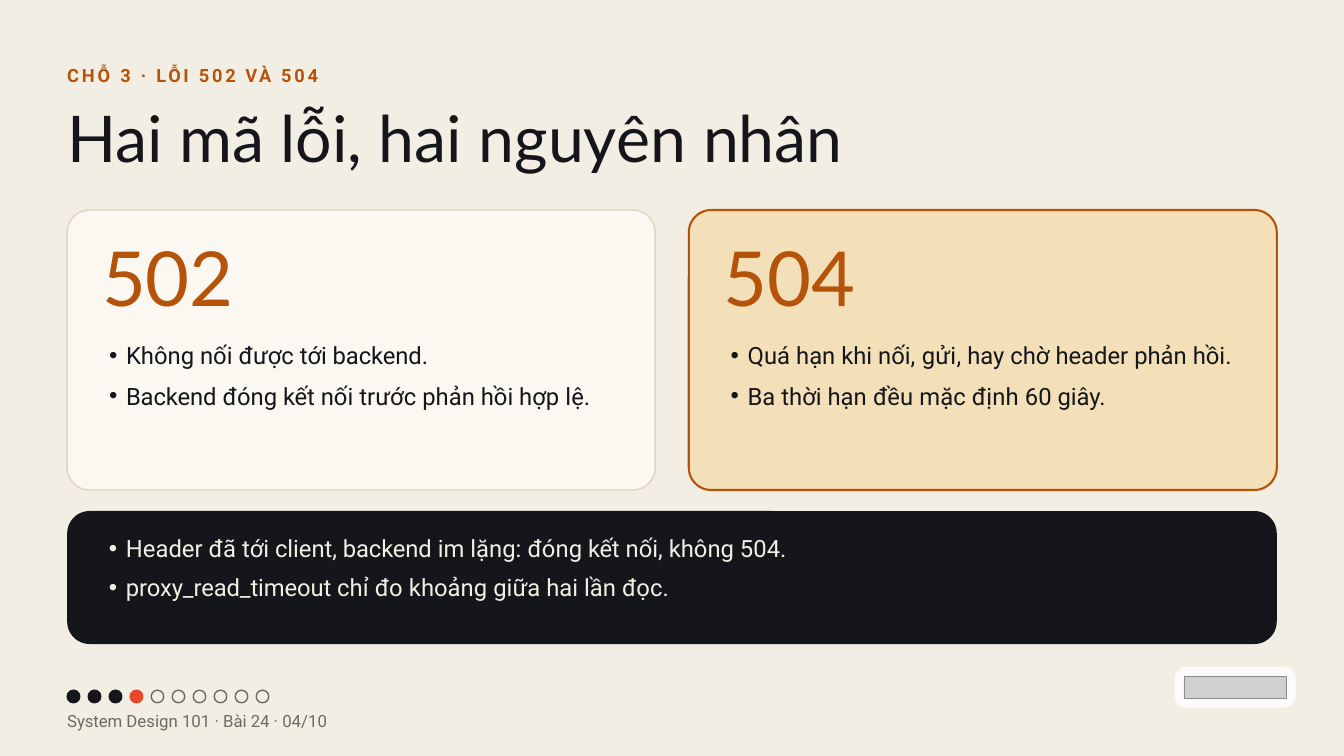
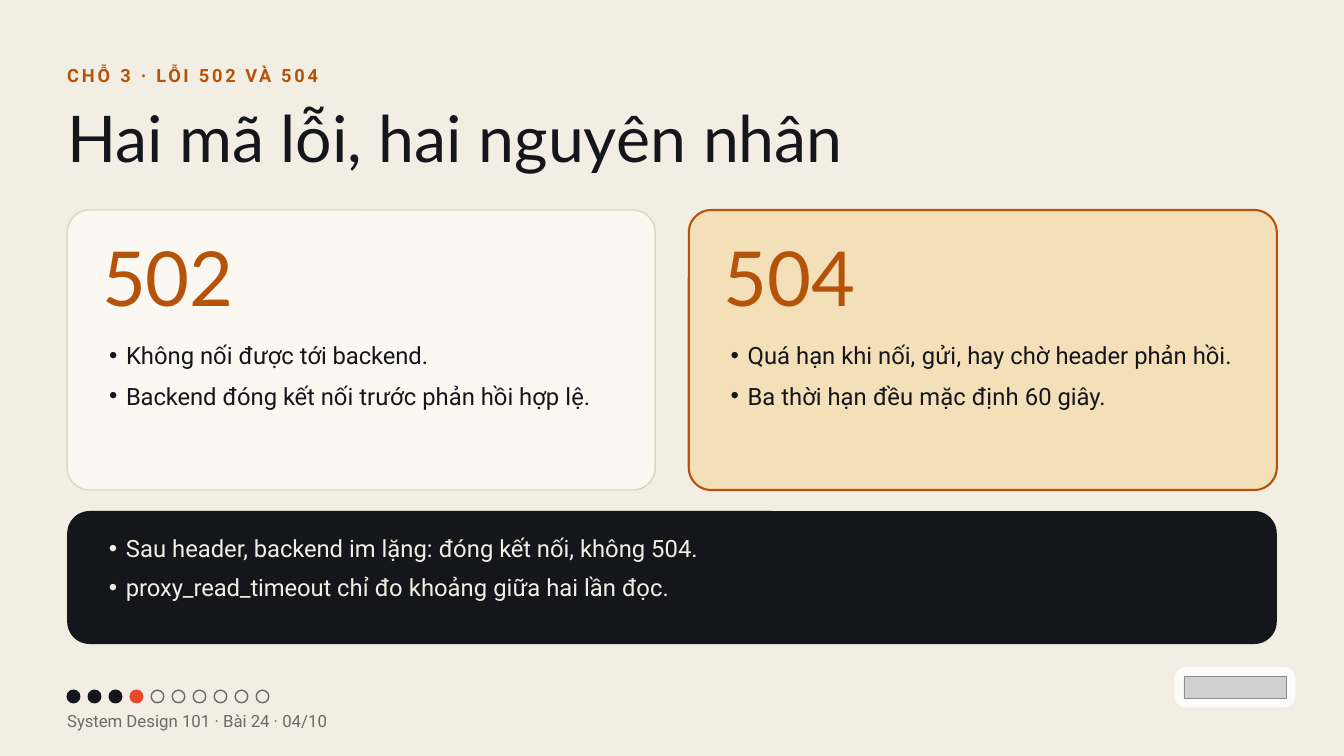
Before and after one commit to vohoailinh90/tool-marketing-studio, a slide deck: slide 4 of system-design-101/vi/lessons/sd-13-024/slides/sd-13-024.pptx. Drawn at 1344x756 pixels with LibreOffice and Linux fonts; fonts in the diff are those of the drawing; grey boxes stand for pictures. Boxes give left, top, right and bottom in pixels: in the first picture for what was removed or moved away, otherwise in the second. Text is boxed around its words. In the diff, an @@ line names an element or a change of style, - is before the commit and + after.

```diff
--- a/system-design-101/vi/lessons/sd-13-024/slides/sd-13-024.pptx
+++ b/system-design-101/vi/lessons/sd-13-024/slides/sd-13-024.pptx
@@ text at [126,537,697,562]: text changed @@
-• Header đã tới client, backend im lặng: đóng kết nối, không 504.
+• Sau header, backend im lặng: đóng kết nối, không 504.
```
Also in this commit, not shown: 2 other slides changed, 4 other files.
